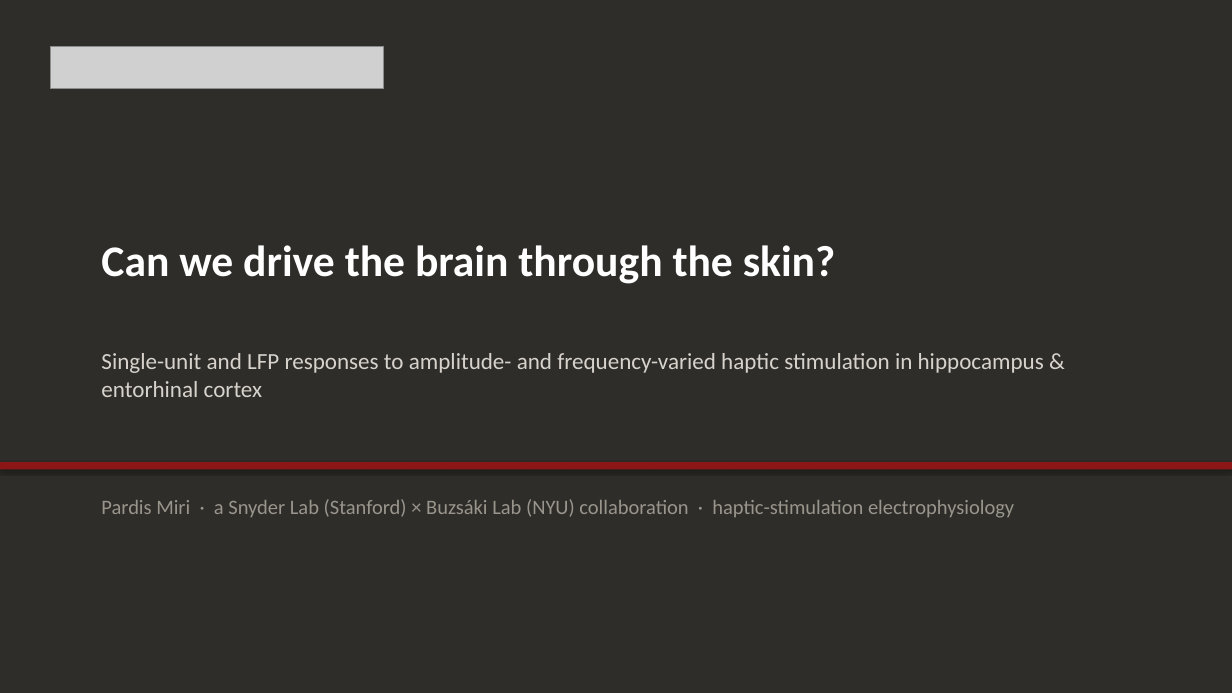
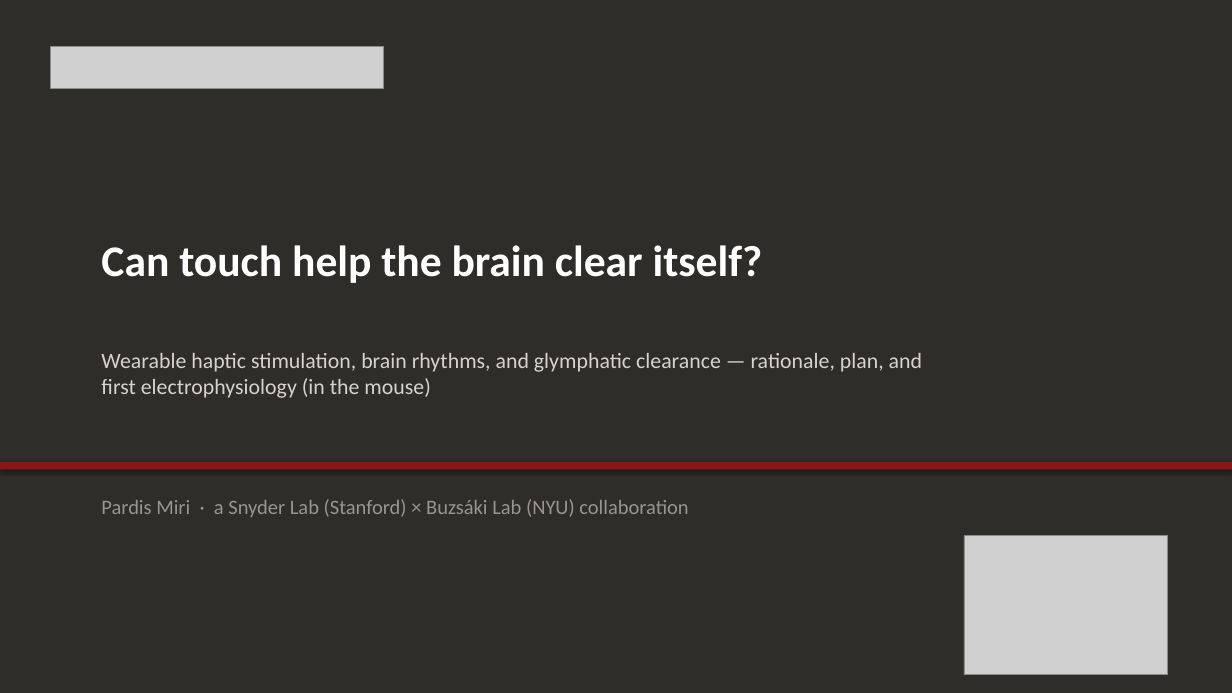
Before and after one commit to wehabit/hpaticmousebuzsakilab, a slide deck: slide 1 of presentation/haptic_brain_talk.pptx. Drawn at 1232x693 pixels with LibreOffice and Linux fonts; fonts in the diff are those of the drawing; grey boxes stand for pictures. Boxes give left, top, right and bottom in pixels: in the first picture for what was removed or moved away, otherwise in the second. Text is boxed around its words. In the diff, an @@ line names an element or a change of style, - is before the commit and + after.

```diff
--- a/presentation/haptic_brain_talk.pptx
+++ b/presentation/haptic_brain_talk.pptx
@@ text at (x1=101, y1=245, x2=763, y2=283): text changed @@
-Can we drive the brain through the skin?
+Can touch help the brain clear itself?
@@ text removed at (x1=101, y1=353, x2=1044, y2=397) @@
-Single-unit and LFP responses to amplitude- and frequency-varied haptic stimulation in hippocampus & entorhinal cortex
@@ text added at (x1=101, y1=353, x2=922, y2=398), 17 pt, text #D7D2CB @@
+Wearable haptic stimulation, brain rhythms, and glymphatic clearance — rationale, plan, and first electrophysiology (in the mouse)
@@ text at (x1=101, y1=499, x2=688, y2=517): text changed @@
-Pardis Miri · a Snyder Lab (Stanford) × Buzsáki Lab (NYU) collaboration · haptic-stimulation electrophysiology
+Pardis Miri · a Snyder Lab (Stanford) × Buzsáki Lab (NYU) collaboration
@@ picture added at (x1=964, y1=536, x2=1167, y2=675) @@
```
Also in this commit, not shown: 16 other slides changed, 14 slides added, 9 slides removed, 5 other files.
